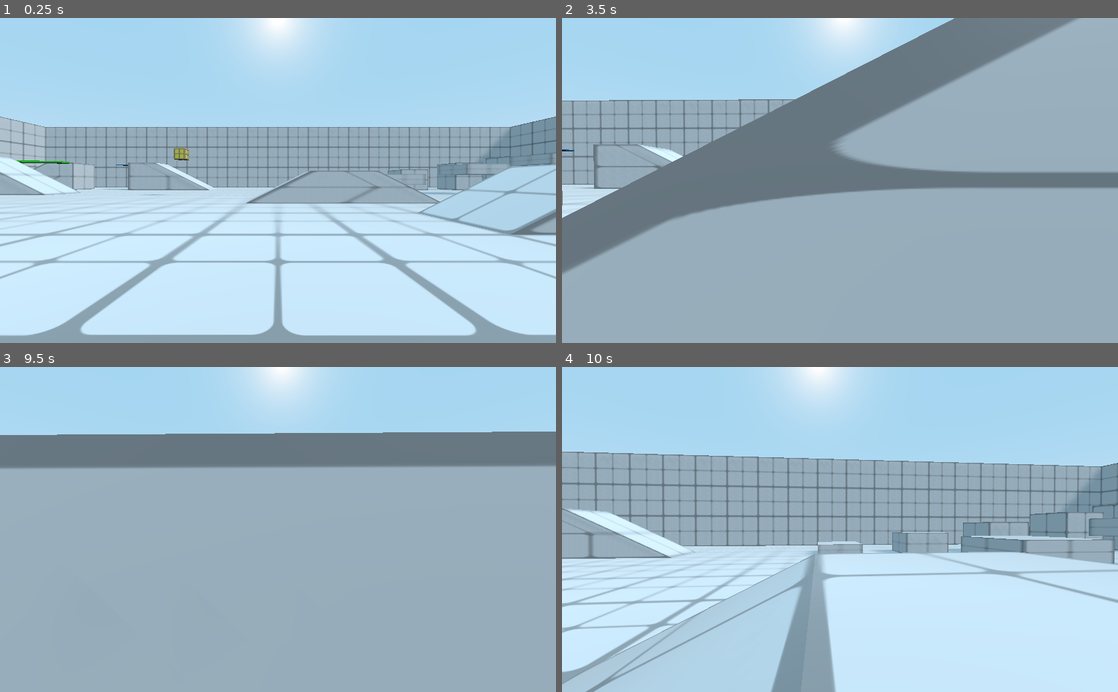
Above: before the commit, frames 1-4 (two rows, left to right).
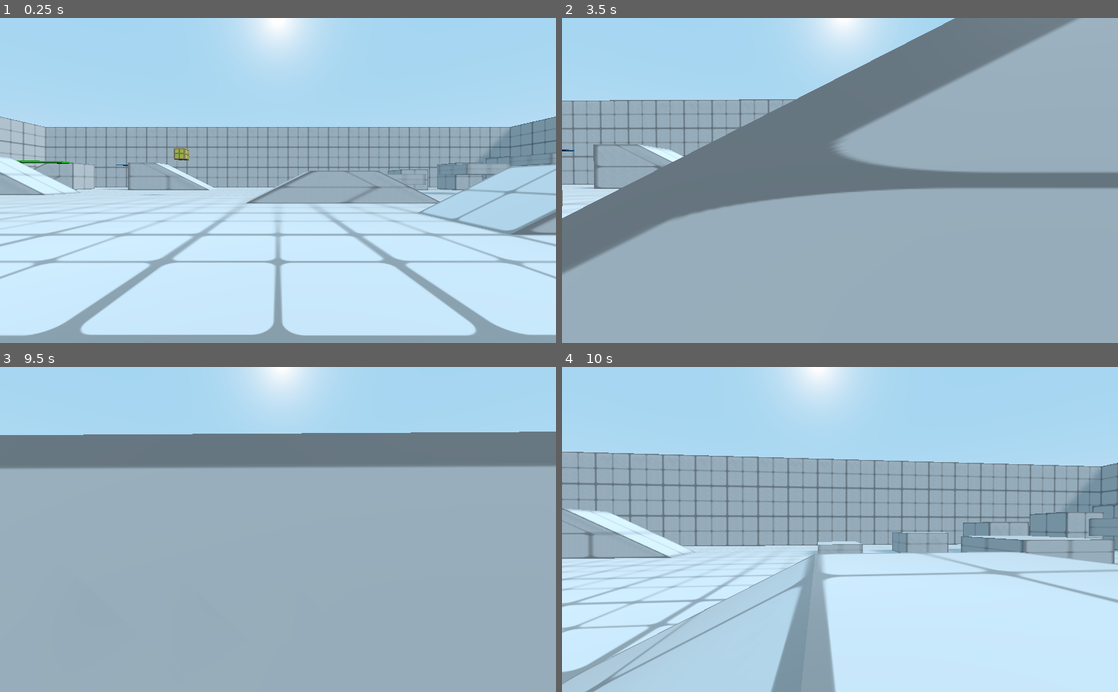
Above: after the commit, the same moments.

Repository: babypandabear3/bpb_fps_controller
Game: Godot game, scene res://demo/demo_scene.tscn
Two runs of this game, one before a commit and one after it. Both use one fixed random seed, a clock stepped at 60 frames per second and the inputs below.
Inputs (mouse positions are in pixels of both pictures, inside the frame that each line leads up to):
- Up to frame 1 (0.25 s): no input
- Up to frame 2 (3.5 s): move the mouse to (867, 180) at 0.52 s; hold W (movement_forward) from 0.53 s (still down); tap E (action_activate) at 0.6 s; tap Space (movement_jump) at 0.77, 1.52, 3.02 s; move the mouse to (812, 180) at 1.27 s; tap C (action_crouch_toggle) at 1.35 s; move the mouse to (851, 174) at 2.02 s; click (851, 174) at 2.1 s; move the mouse to (834, 187) at 2.77 s; tap Shift (action_sprint) at 2.85 s
- Up to frame 3 (9.5 s): move the mouse to (316, 532) at 3.52 s; tap Q (action_toggle_fly) at 3.6, 7.35 s; tap Space (movement_jump) at 3.77, 4.52, 5, 6.02, 6.5, 6.77, 7.52, 9.02 s; tap Enter at 4.25, 5.75 s; move the mouse to (233, 526) at 4.27 s; tap E (action_activate) at 4.35, 8.1 s; move the mouse to (283, 529) at 5.02 s; tap C (action_crouch_toggle) at 5.1, 8.85 s; move the mouse to (255, 523) at 5.77 s; release W (movement_forward) at 5.78 s; hold D (movement_right) 5.78-6.53 s; click (255, 523) at 5.85 s; move the mouse to (305, 529) at 6.52 s; hold Shift (action_sprint) 6.53-7.28 s; hold W (movement_forward) 6.53-8.78 s; move the mouse to (250, 529) at 7.27 s; move the mouse to (289, 523) at 8.02 s; move the mouse to (272, 536) at 8.77 s; hold A (movement_left) from 8.78 s (still down)
- Up to frame 4 (10 s): move the mouse to (878, 532) at 9.52 s; release A (movement_left) at 9.53 s; hold W (movement_forward) from 9.53 s (still down); click (878, 532) at 9.6 s; tap Space (movement_jump) at 9.77 s

The runs differ from the first frame. In frame 1, less than 0.1% of the frame differs, in the area x 31-33%, y 41-44%; in frame 2, less than 0.1%, in the area x 0-71%, y 0-62%; in frame 3, less than 0.1%; in frame 4, less than 0.1%.

Commit message:
fix coyote time and add property to allow double jump

Diff:
--- a/player_controller/Player.gd
+++ b/player_controller/Player.gd
@@ -33,7 +33,7 @@
 export (float) var gravity_force = 30
 export (float) var gravity_acc = 20
 export (float) var jump_force = -6
-
+export (int) var jump_limit = 1
 export (float) var slope_limit = 46.0
 export (float) var on_slope_steep_speed = 1.0
 
@@ -95,6 +95,9 @@
 
 var floor_obj = null
 var floor_prev_rot = null
+
+var jump_count = 0
+
 
 onready var state = STATELIST.WALK
 
@@ -125,7 +128,7 @@
 	ray_stair1.add_exception(self)
 	ray_stair2.add_exception(self)
 
-	air_borne_disable_snap = coyote_time + 0.2
+	air_borne_disable_snap = coyote_time + 0.1
 
 func get_default_activate_data():
 	activate_data.mouse_sensitivity = MOUSE_SENSITIVITY
@@ -199,8 +202,11 @@
 
 	if is_on_floor():
 		air_borne = 0.0
+		jump_count = 0
 	else:
 		air_borne += delta
+		if air_borne > coyote_time and jump_count == 0:
+			jump_count += 1
 
 func try_climb_stairs():
 	ray_stair1.force_update_transform()
@@ -301,13 +307,14 @@
 		snap_vector = Vector3()
 
 	#VERTICAL VELOCITY
-	if input_jump_buffer > 0 and air_borne < coyote_time and is_on_floor():
+	if input_jump_buffer > 0 and jump_count < jump_limit :
 		#START JUMP
 		speed_v = jump_force
 		velocity_v = vertical_vector * speed_v
 		jump_skip_timer = jump_skip_timeout
 		input_jump_buffer = 0
 		snap_vector = Vector3.ZERO
+		jump_count += 1
 	elif is_on_floor() and jump_skip_timer <= 0:
 		#ON FLOOR
 		if floor_angle <= deg2rad(slope_limit): #STICKING ON FLOOR / SLOPE
--- a/player_controller/smooth_move3D.gd
+++ b/player_controller/smooth_move3D.gd
@@ -11,7 +11,7 @@
 	target = get_node_or_null(follow_target)
 	if target == null:
 		target = get_parent()
-	physic_fps = ProjectSettings.get_setting("physics/common/physics_fps")
+	physic_fps = ProjectSettings.get_setting("physics/common/physics_fps") - 0.5
 	global_transform = target.global_transform
 
 func _process(delta):
Not shown, changed: README.md
